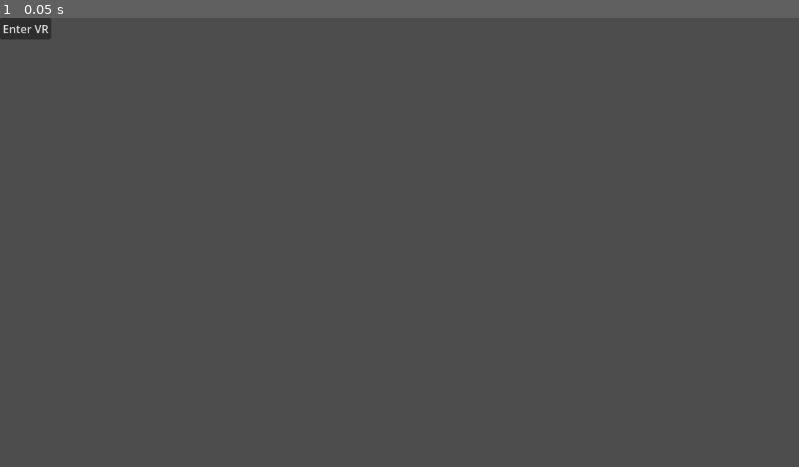
Above: before the commit, frame 1.
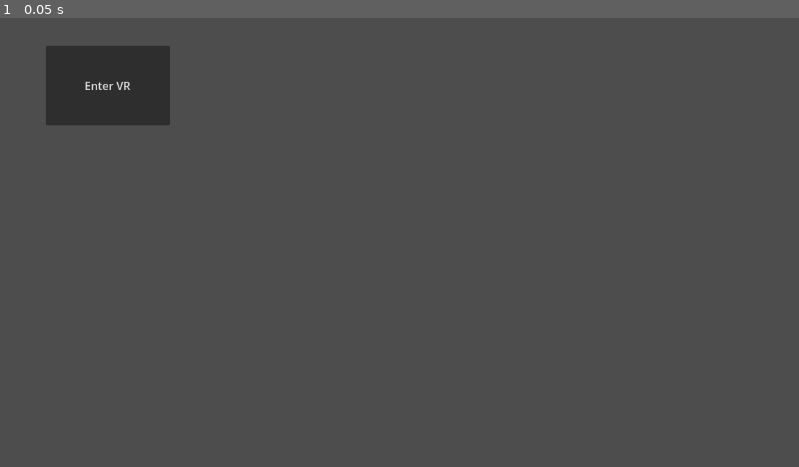
Above: after the commit, the same moment.

Repository: pientaszek0/rwr
Game: Godot game, scene res://node_3d.tscn
The game is run twice, just before and just after one commit, with the same random seed, the same clock (stepped at 60 frames per second) and the same inputs.
Inputs:
- Up to frame 1 (0.05 s): no input

The runs differ from the first frame. In frame 1, 3.0% of the frame differs, in the area x 0-22%, y 0-24%.

Commit message:
większy przycisk enter vr

Diff:
--- a/project_files/main_node_script.gd
+++ b/project_files/main_node_script.gd
@@ -3,112 +3,112 @@
 var webxr_interface
 
 func _ready() -> void:
-    $CanvasLayer.visible = false
-    $CanvasLayer/Button.pressed.connect(self._on_button_pressed)
+	$CanvasLayer.visible = false
+	$CanvasLayer/Button.pressed.connect(self._on_button_pressed)
 
-    webxr_interface = XRServer.find_interface("WebXR")
-    if webxr_interface:
-    # WebXR uses a lot of asynchronous callbacks, so we connect to various
-    # signals in order to receive them.
-        webxr_interface.session_supported.connect(self._webxr_session_supported)
-        webxr_interface.session_started.connect(self._webxr_session_started)
-        webxr_interface.session_ended.connect(self._webxr_session_ended)
-        webxr_interface.session_failed.connect(self._webxr_session_failed)
+	webxr_interface = XRServer.find_interface("WebXR")
+	if webxr_interface:
+	# WebXR uses a lot of asynchronous callbacks, so we connect to various
+	# signals in order to receive them.
+		webxr_interface.session_supported.connect(self._webxr_session_supported)
+		webxr_interface.session_started.connect(self._webxr_session_started)
+		webxr_interface.session_ended.connect(self._webxr_session_ended)
+		webxr_interface.session_failed.connect(self._webxr_session_failed)
 
-        webxr_interface.select.connect(self._webxr_on_select)
-        webxr_interface.selectstart.connect(self._webxr_on_select_start)
-        webxr_interface.selectend.connect(self._webxr_on_select_end)
+		webxr_interface.select.connect(self._webxr_on_select)
+		webxr_interface.selectstart.connect(self._webxr_on_select_start)
+		webxr_interface.selectend.connect(self._webxr_on_select_end)
 
-        webxr_interface.squeeze.connect(self._webxr_on_squeeze)
-        webxr_interface.squeezestart.connect(self._webxr_on_squeeze_start)
-        webxr_interface.squeezeend.connect(self._webxr_on_squeeze_end)
+		webxr_interface.squeeze.connect(self._webxr_on_squeeze)
+		webxr_interface.squeezestart.connect(self._webxr_on_squeeze_start)
+		webxr_interface.squeezeend.connect(self._webxr_on_squeeze_end)
 
-    # This returns immediately - our _webxr_session_supported() method
-    # (which we connected to the "session_supported" signal above) will
-    # be called sometime later to let us know if it's supported or not.
-        webxr_interface.is_session_supported("immersive-vr")
+	# This returns immediately - our _webxr_session_supported() method
+	# (which we connected to the "session_supported" signal above) will
+	# be called sometime later to let us know if it's supported or not.
+		webxr_interface.is_session_supported("immersive-vr")
 
-    $XROrigin3D/LeftController.button_pressed.connect(self._on_left_controller_button_pressed)
-    $XROrigin3D/LeftController.button_released.connect(self._on_left_controller_button_released)
+	$XROrigin3D/LeftController.button_pressed.connect(self._on_left_controller_button_pressed)
+	$XROrigin3D/LeftController.button_released.connect(self._on_left_controller_button_released)
 
 func _webxr_session_supported(session_mode: String, supported: bool) -> void:
-    if session_mode == 'immersive-vr':
-        if supported:
-            $CanvasLayer.visible = true
-        else:
-            OS.alert("Your browser doesn't support VR")
+	if session_mode == 'immersive-vr':
+		if supported:
+			$CanvasLayer.visible = true
+		else:
+			OS.alert("Your browser doesn't support VR")
 
 func _on_button_pressed() -> void:
   # We want an immersive VR session, as opposed to AR ('immersive-ar') or a
   # simple 3DoF viewer ('viewer').
-    webxr_interface.session_mode = 'immersive-vr'
+	webxr_interface.session_mode = 'immersive-vr'
   # 'bounded-floor' is room scale, 'local-floor' is a standing or sitting
   # experience (it puts you 1.6m above the ground if you have 3DoF headset),
   # whereas as 'local' puts you down at the ARVROrigin.
   # This list means it'll first try to request 'bounded-floor', then
   # fallback on 'local-floor' and ultimately 'local', if nothing else is
   # supported.
-    webxr_interface.requested_reference_space_types = 'bounded-floor, local-floor, local'
+	webxr_interface.requested_reference_space_types = 'bounded-floor, local-floor, local'
   # In order to use 'local-floor' or 'bounded-floor' we must also
   # mark the features as required or optional.
-    webxr_interface.required_features = 'local-floor'
-    webxr_interface.optional_features = 'bounded-floor'
+	webxr_interface.required_features = 'local-floor'
+	webxr_interface.optional_features = 'bounded-floor'
 
   # This will return false if we're unable to even request the session,
   # however, it can still fail asynchronously later in the process, so we
   # only know if it's really succeeded or failed when our
   # _webxr_session_started() or _webxr_session_failed() methods are called.
-    if not webxr_interface.initialize():
-        OS.alert("Failed to initialize WebXR")
-        return
+	if not webxr_interface.initialize():
+		OS.alert("Failed to initialize WebXR")
+		return
 
 func _webxr_session_started() -> void:
-    $CanvasLayer.visible = false
+	$CanvasLayer.visible = false
   # This tells Godot to start rendering to the headset.
-    get_viewport().use_xr = true
+	get_viewport().use_xr = true
   # This will be the reference space type you ultimately got, out of the
   # types that you requested above. This is useful if you want the game to
   # work a little differently in 'bounded-floor' versus 'local-floor'.
-    print ("Reference space type: " + webxr_interface.reference_space_type)
+	print ("Reference space type: " + webxr_interface.reference_space_type)
 
 func _webxr_session_ended() -> void:
-    $CanvasLayer.visible = true
+	$CanvasLayer.visible = true
   # If the user exits immersive mode, then we tell Godot to render to the web
   # page again.
-    get_viewport().use_xr = false
+	get_viewport().use_xr = false
 
 func _webxr_session_failed(message: String) -> void:
-    OS.alert("Failed to initialize: " + message)
+	OS.alert("Failed to initialize: " + message)
 
 func _on_left_controller_button_pressed(button: String) -> void:
-    print ("Button pressed: " + button)
+	print ("Button pressed: " + button)
 
 func _on_left_controller_button_released(button: String) -> void:
-    print ("Button release: " + button)
+	print ("Button release: " + button)
 
 func _process(_delta: float) -> void:
-    var thumbstick_vector: Vector2 = $XROrigin3D/LeftController.get_vector2("thumbstick")
-    if thumbstick_vector != Vector2.ZERO:
-        print ("Left thumbstick position: " + str(thumbstick_vector))
+	var thumbstick_vector: Vector2 = $XROrigin3D/LeftController.get_vector2("thumbstick")
+	if thumbstick_vector != Vector2.ZERO:
+		print ("Left thumbstick position: " + str(thumbstick_vector))
 
 func _webxr_on_select(input_source_id: int) -> void:
-    print("Select: " + str(input_source_id))
+	print("Select: " + str(input_source_id))
 
-    var tracker: XRPositionalTracker = webxr_interface.get_input_source_tracker(input_source_id)
-    var xform = tracker.get_pose('default').transform
-    print (xform.origin)
+	var tracker: XRPositionalTracker = webxr_interface.get_input_source_tracker(input_source_id)
+	var xform = tracker.get_pose('default').transform
+	print (xform.origin)
 
 func _webxr_on_select_start(input_source_id: int) -> void:
-    print("Select Start: " + str(input_source_id))
+	print("Select Start: " + str(input_source_id))
 
 func _webxr_on_select_end(input_source_id: int) -> void:
-    print("Select End: " + str(input_source_id))
+	print("Select End: " + str(input_source_id))
 
 func _webxr_on_squeeze(input_source_id: int) -> void:
-    print("Squeeze: " + str(input_source_id))
+	print("Squeeze: " + str(input_source_id))
 
 func _webxr_on_squeeze_start(input_source_id: int) -> void:
-    print("Squeeze Start: " + str(input_source_id))
+	print("Squeeze Start: " + str(input_source_id))
 
 func _webxr_on_squeeze_end(input_source_id: int) -> void:
-    print("Squeeze End: " + str(input_source_id))
+	print("Squeeze End: " + str(input_source_id))
--- a/project_files/node_3d.tscn
+++ b/project_files/node_3d.tscn
@@ -24,6 +24,8 @@
 [node name="CanvasLayer" type="CanvasLayer" parent="." unique_id=596215835]
 
 [node name="Button" type="Button" parent="CanvasLayer" unique_id=2947607]
-offset_right = 8.0
-offset_bottom = 8.0
+offset_left = 66.0
+offset_top = 40.0
+offset_right = 245.0
+offset_bottom = 155.0
 text = "Enter VR"
Not shown, removed: test.txt
